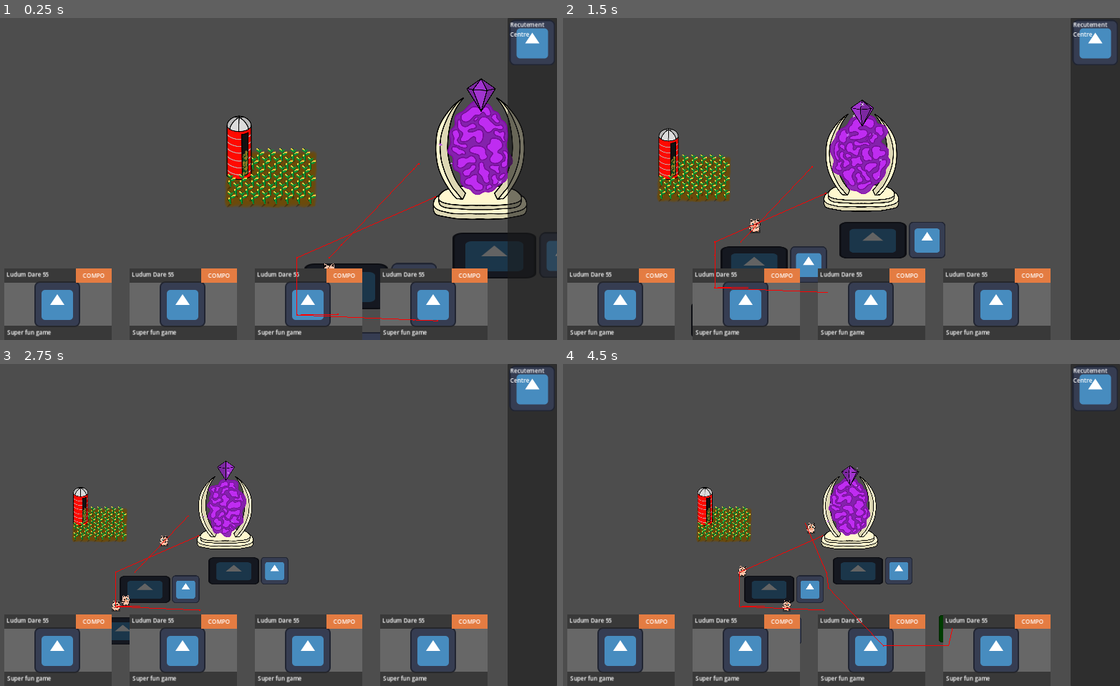
Above: before the commit, frames 1-4 (two rows, left to right).
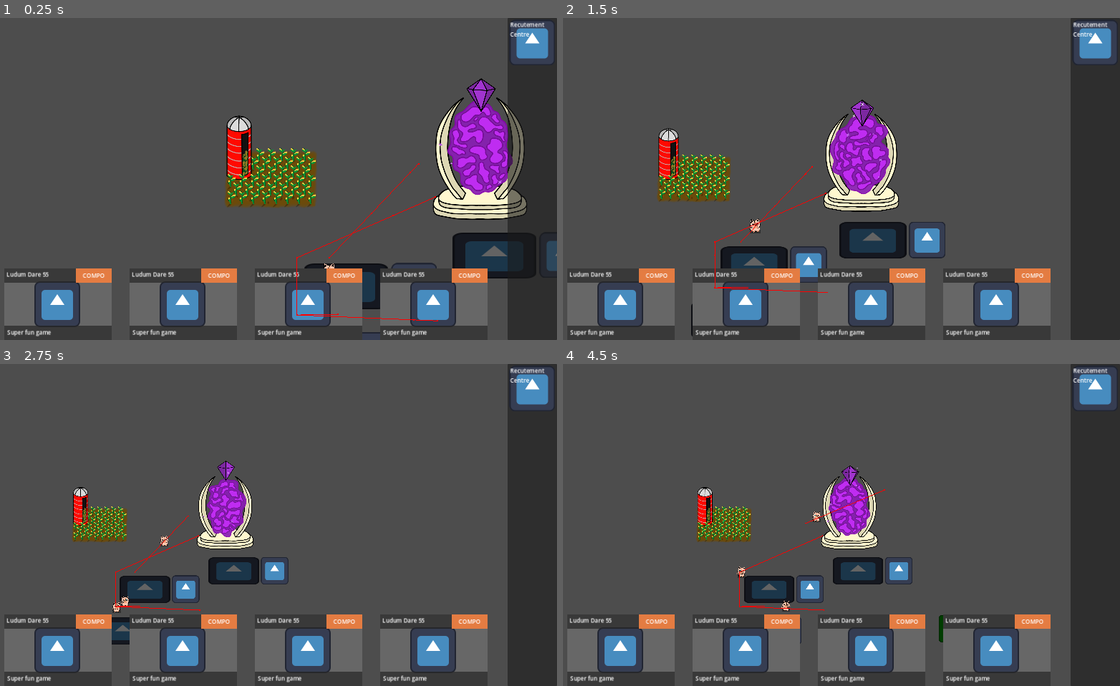
Above: after the commit, the same moments.

Repository: CiaranWoodward/LD55
Game: Godot game, scene res://Map/GameMap.tscn
Two runs of this game, one before a commit and one after it. Both use one fixed random seed, a clock stepped at 60 frames per second and the inputs below. The engine's default icon, where the game draws it, is replaced by a stand-in: a white triangle on a blue panel in a dark square.
Inputs (mouse positions are in pixels of both pictures, inside the frame that each line leads up to):
- Up to frame 1 (0.25 s): no input
- Up to frame 2 (1.5 s): move the mouse to (958, 162) at 0.52 s; hold Right (ui_right) 0.53-1.25 s; hold Mouse wheel down (zoom_in) 0.53-1.25 s; click (958, 162) at 0.67 s; drag from (718, 195) to (796, 265) at 1.27 s
- Up to frame 3 (2.75 s): move the mouse to (328, 454) at 2.02 s; hold Right (ui_right) from 2.03 s (still down); hold Mouse wheel down (zoom_in) from 2.03 s (still down)
- Up to frame 4 (4.5 s): release Right (ui_right) at 2.75 s; release Mouse wheel down (zoom_in) at 2.75 s; drag from (802, 589) to (785, 512) at 2.77 s; move the mouse to (1003, 573) at 3.52 s; hold Left (ui_left) 3.53-4.25 s; hold Mouse wheel down (zoom_in) 3.53-4.25 s; drag from (663, 476) to (858, 570) at 4.27 s

The runs differ from the first frame. In frame 1, less than 0.1% of the frame differs, in the area x 61-75%, y 46-71%; in frame 2, less than 0.1%; in frame 3, less than 0.1%; in frame 4, 0.3%, in the area x 31-70%, y 38-88%.

Commit message:
Fix some job stuff and walking into each other

Diff:
--- a/Buildings/CornField.gd
+++ b/Buildings/CornField.gd
@@ -3,7 +3,6 @@
 # Called when the node enters the scene tree for the first time.
 func _ready():
 	super._ready()
-	change_queue_count(Global.ResourceType.CAT, -1)
 
 # Called every frame. 'delta' is the elapsed time since the previous frame.
 func _process(delta):
@@ -11,6 +10,14 @@
 
 func do_build():
 	super.do_build()
-	var cat: Cat = load("res://Characters/Cat.tscn").instantiate()
-	cat.position = self.position
-	Global.game_map.add_character(cat)
+	change_inventory_count(Global.ResourceType.CORN, 1)
+	change_queue_count(Global.ResourceType.CORN, 1)
+	change_queue_count(Global.ResourceType.CAT, -1)
+
+func handle_character(character: BaseCharacter):
+	if (character is Cat):
+		if (character.has_resource(Global.ResourceType.CAT)):
+			character.give_resource(Global.ResourceType.CORN)
+			change_inventory_count(Global.ResourceType.CORN, -1)
+			change_queue_count(Global.ResourceType.CORN, -1)
+			change_queue_count(Global.ResourceType.CAT, 1)
--- a/Buildings/CornField.tscn
+++ b/Buildings/CornField.tscn
@@ -12,12 +12,20 @@
 [sub_resource type="RectangleShape2D" id="RectangleShape2D_o5ibk"]
 size = Vector2(135, 136.5)
 
+[sub_resource type="NavigationPolygon" id="NavigationPolygon_l2857"]
+vertices = PackedVector2Array(-29, -54, 110, -56, 110, 61, -29, 12, -106, 58, -105, 18)
+polygons = Array[PackedInt32Array]([PackedInt32Array(0, 1, 2, 3), PackedInt32Array(3, 2, 4, 5)])
+outlines = Array[PackedVector2Array]([PackedVector2Array(120, -67, -40, -64, -39, 3, -115, 9, -117, 68, 121, 72)])
+source_geometry_group_name = &"navigation_polygon_source_group"
+
 [node name="CornField" type="Node2D"]
 script = ExtResource("1_2504k")
 
 [node name="Graphic" type="Node2D" parent="."]
+y_sort_enabled = true
 
 [node name="Ground" type="Node2D" parent="Graphic"]
+z_index = -1
 scale = Vector2(1.31401, 1.68064)
 
 [node name="Back" type="Sprite2D" parent="Graphic/Ground"]
@@ -248,6 +256,10 @@
 scale = Vector2(0.680533, 0.680533)
 shape = SubResource("RectangleShape2D_o5ibk")
 
-[node name="Polygon2D" type="Polygon2D" parent="."]
+[node name="Polygon2D" type="Polygon2D" parent="." groups=["navigation_blocking_group"]]
 color = Color(1, 1, 1, 0)
-polygon = PackedVector2Array(-66, -67, 67, -67, 66, 67, 28, 68, 29, -16, -26, -16, -27, 68, -66, 66)
+polygon = PackedVector2Array(-109, -70, 114, -68, 115, 68, -109, 63)
+
+[node name="WorkingNavigationRegion" type="NavigationRegion2D" parent="."]
+navigation_polygon = SubResource("NavigationPolygon_l2857")
+navigation_layers = 2
--- a/Buildings/CornStalk.tscn
+++ b/Buildings/CornStalk.tscn
@@ -1,7 +1,22 @@
 [gd_scene load_steps=6 format=3 uid="uid://dtejwydluj4u0"]
 
 [ext_resource type="Texture2D" uid="uid://chb6e5j7ffuo2" path="res://Graphics/Buildings/CornField/CornShadow0000.png" id="1_lbyfu"]
-[ext_resource type="Texture2D" uid="uid://bv1ja8dyp5iy" path="res://Graphics/Buildings/CornField/Corn0000.png" id="2_ruwi4"]
+[ext_resource type="Texture2D" uid="uid://c48pv8ca7o3bm" path="res://Graphics/Buildings/CornField/Corn0000.png" id="2_ruwi4"]
+
+[sub_resource type="Animation" id="Animation_jy4ig"]
+length = 0.001
+tracks/0/type = "value"
+tracks/0/imported = false
+tracks/0/enabled = true
+tracks/0/path = NodePath("Corn:skew")
+tracks/0/interp = 1
+tracks/0/loop_wrap = true
+tracks/0/keys = {
+"times": PackedFloat32Array(0),
+"transitions": PackedFloat32Array(1),
+"update": 0,
+"values": [0.0]
+}
 
 [sub_resource type="Animation" id="Animation_tn6fw"]
 resource_name = "Sway"
@@ -18,21 +33,6 @@
 "transitions": PackedFloat32Array(0.784584, 1.46409, 0.68302, 1.23114, 1),
 "update": 0,
 "values": [0.0, 0.0872665, 0.0, -0.0872665, 0.0]
-}
-
-[sub_resource type="Animation" id="Animation_jy4ig"]
-length = 0.001
-tracks/0/type = "value"
-tracks/0/imported = false
-tracks/0/enabled = true
-tracks/0/path = NodePath("Corn:skew")
-tracks/0/interp = 1
-tracks/0/loop_wrap = true
-tracks/0/keys = {
-"times": PackedFloat32Array(0),
-"transitions": PackedFloat32Array(1),
-"update": 0,
-"values": [0.0]
 }
 
 [sub_resource type="AnimationLibrary" id="AnimationLibrary_0xnn2"]
--- a/Buildings/GrannyShack.gd
+++ b/Buildings/GrannyShack.gd
@@ -19,7 +19,7 @@
 		granny.position = self.position
 		Global.game_map.add_character(granny)
 		change_inventory_count(Global.ResourceType.CORN, -corn_per_granny)
-		change_queue_count(Global.ResourceType.CORN, corn_per_granny)
+		change_queue_count(Global.ResourceType.CORN, -corn_per_granny)
 
 func handle_character(character: BaseCharacter):
 	if (character is Cat):
--- a/Buildings/GrannyShack.tscn
+++ b/Buildings/GrannyShack.tscn
@@ -26,7 +26,7 @@
 position = Vector2(-121, -0.25)
 shape = SubResource("RectangleShape2D_p2y8g")
 
-[node name="Polygon2D" type="Polygon2D" parent="."]
+[node name="Polygon2D" type="Polygon2D" parent="." groups=["navigation_blocking_group"]]
 color = Color(1, 1, 1, 0)
 polygon = PackedVector2Array(-312, -67, 67, -67, 66, 67, 28, 68, 29, -16, -26, -16, -27, 68, -311, 70)
 
--- a/Buildings/Portal.tscn
+++ b/Buildings/Portal.tscn
@@ -725,6 +725,6 @@
 position = Vector2(-2, -74)
 shape = SubResource("RectangleShape2D_tgowq")
 
-[node name="Polygon2D" type="Polygon2D" parent="."]
+[node name="Polygon2D" type="Polygon2D" parent="." groups=["navigation_blocking_group"]]
 color = Color(1, 1, 1, 0)
 polygon = PackedVector2Array(-105, -5, 94, -3, 128, 84, -133, 87)
--- a/Buildings/RecutementCentre.tscn
+++ b/Buildings/RecutementCentre.tscn
@@ -34,7 +34,7 @@
 position = Vector2(-121.5, -0.5)
 shape = SubResource("RectangleShape2D_o5ibk")
 
-[node name="NavVoid" type="Polygon2D" parent="."]
+[node name="NavVoid" type="Polygon2D" parent="." groups=["navigation_blocking_group"]]
 color = Color(1, 1, 1, 0)
 polygon = PackedVector2Array(-317, -69, 67, -67, 66, 67, 28, 68, 29, -16, -26, -16, -27, 68, -317, 71)
 
--- a/Characters/BaseCharacter.gd
+++ b/Characters/BaseCharacter.gd
@@ -54,8 +54,9 @@
 
 	# for each resource find the closest building which requires it
 	var potential_buildings = []
-	for building: Building in get_tree().get_nodes_in_group("buildings"):
-		if (building.get_queue_count(resourceToQueue) < 0): potential_buildings.append(building)
+	if !is_employed():
+		for building: Building in get_tree().get_nodes_in_group("buildings"):
+			if (building.get_queue_count(resourceToQueue) < 0): potential_buildings.append(building)
 
 	var target_position: Vector2
 	if potential_buildings.is_empty():
@@ -93,7 +94,10 @@
 	for a in area.get_overlapping_areas():
 		slowdown += (global_position - a.global_position).normalized()
 	if slowdown != Vector2.ZERO:
-		velocity += slowdown * (movement_speed / 10.0)
+		var speed = velocity.length()
+		velocity += slowdown * (speed / 4)
+		if velocity.length() > speed:
+			velocity = velocity.normalized() * speed
 
 	move_and_slide()
 
--- a/Characters/Cat.gd
+++ b/Characters/Cat.gd
@@ -4,10 +4,8 @@
 var _building: ProductionBuilding
 var _inventory
 
-
 # Called when the node enters the scene tree for the first time.
 func _ready():
-	_inventory = Global.ResourceType.CORN
 	super._ready()
 
 # Called every frame. 'delta' is the elapsed time since the previous frame.
@@ -33,6 +31,12 @@
 	_inventory = null
 	resource = null
 
+func give_resource(type: Global.ResourceType):
+	assert(!is_instance_valid(_inventory))
+	#assert(resource == type)
+	resource = type
+	_inventory = type
+
 func change_job(building = null):
 	if is_employed():
 		_building.cat_count -= 1
--- a/Characters/Granny.tscn
+++ b/Characters/Granny.tscn
@@ -104,6 +104,7 @@
 motion_mode = 1
 wall_min_slide_angle = 0.0
 script = ExtResource("1_aifq2")
+movement_speed = 50.0
 
 [node name="NavigationAgent2D" type="NavigationAgent2D" parent="."]
 
--- a/Map/GameMap.tscn
+++ b/Map/GameMap.tscn
@@ -14,7 +14,8 @@
 
 [sub_resource type="NavigationPolygon" id="NavigationPolygon_imvrd"]
 outlines = Array[PackedVector2Array]([PackedVector2Array(-571, -416, 1749, -422, 1799, 1434, -652, 1424)])
-source_geometry_group_name = &"navigation_polygon_source_group"
+source_geometry_mode = 2
+source_geometry_group_name = &"navigation_blocking_group"
 
 [node name="GameMap" type="Node2D"]
 script = ExtResource("1_667xj")
Not shown: 1 places in Buildings/CornField.tscn that only renumber resources
